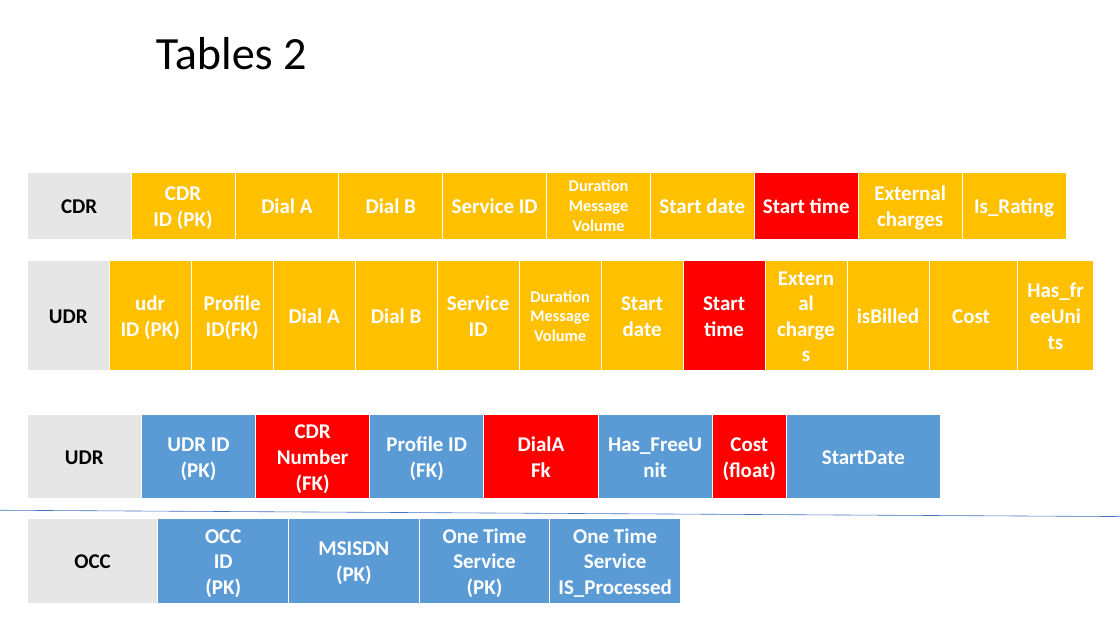
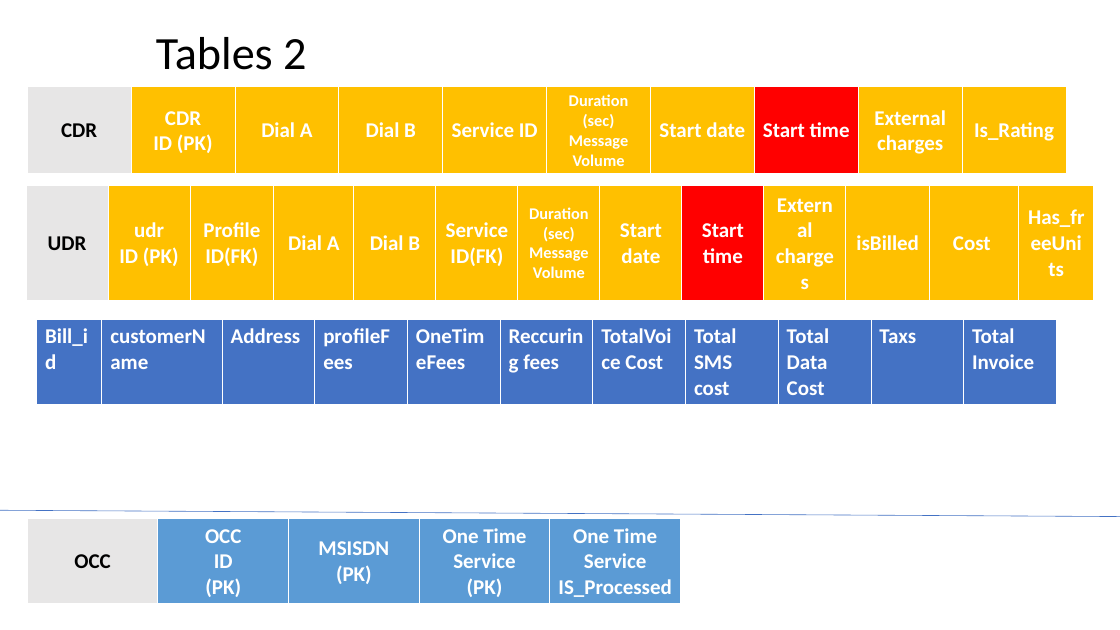
Before and after one commit to qazs13/Billing-Project, a slide deck: slide 6 of Database Documentation/Database Documentation.pptx. Drawn at 1120x630 pixels with LibreOffice and Linux fonts; fonts in the diff are those of the drawing. Boxes give left, top, right and bottom in pixels: in the first picture for what was removed or moved away, otherwise in the second. Text is boxed around its words. In the diff, an @@ line names an element or a change of style, - is before the commit and + after.

Commit message:
Voice cost calculation & add new table in  DB document

```diff
--- a/Database Documentation/Database Documentation.pptx
+++ b/Database Documentation/Database Documentation.pptx
@@ table at [27,87,1069,282] @@
-row 1, column 6: Duration / Message / Volume
+row 1, column 6: Duration / (sec) / Message / Volume
@@ table: place and size @@
-table at [27,172,1069,345]
+table at [27,87,1069,282]
@@ table at [26,186,1097,302] @@
-row 1, column 6: Service ID
+row 1, column 6: Service ID(FK)
-row 1, column 7: Duration / Message / Volume
+row 1, column 7: Duration / (sec) / Message / Volume
@@ table: place and size @@
-table at [27,261,1096,371]
+table at [26,186,1097,302]
@@ table added at [37,320,1054,404], 1 rows, 11 columns @@
+Bill_id | customerName | Address | profileFees | OneTimeFees | Reccuring fees | TotalVoice Cost | Total SMS cost | Total Data Cost | Taxs | Total Invoice
@@ table removed at [27,415,940,499], 1 rows, 8 columns @@
-UDR | UDR ID / (PK) | CDR / Number / (FK) | Profile ID / (FK) | DialA / Fk | Has_FreeUnit | Cost / (float) | StartDate
```
Also in this commit, not shown: 1 other slide changed, 1 slide added, 7 other files.
